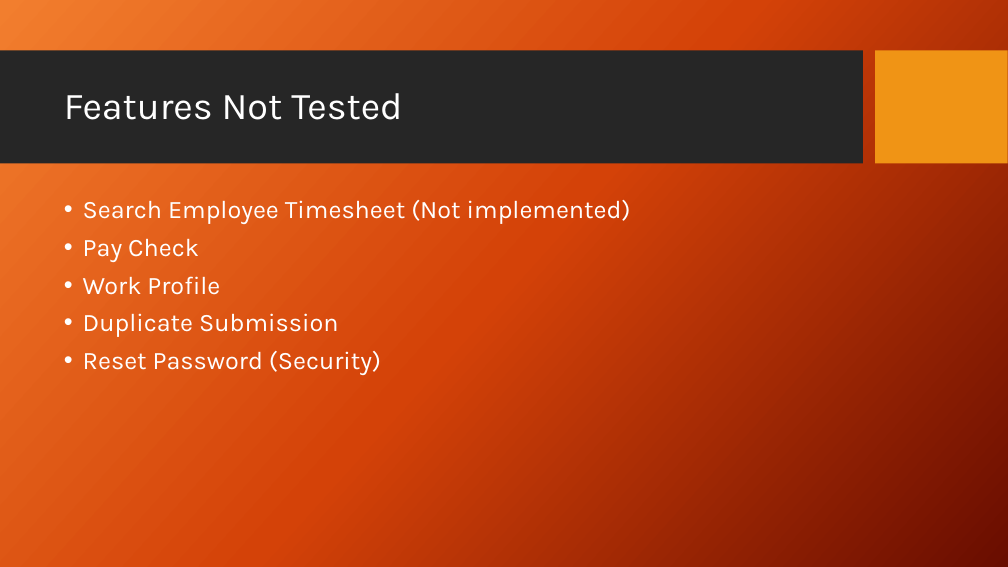
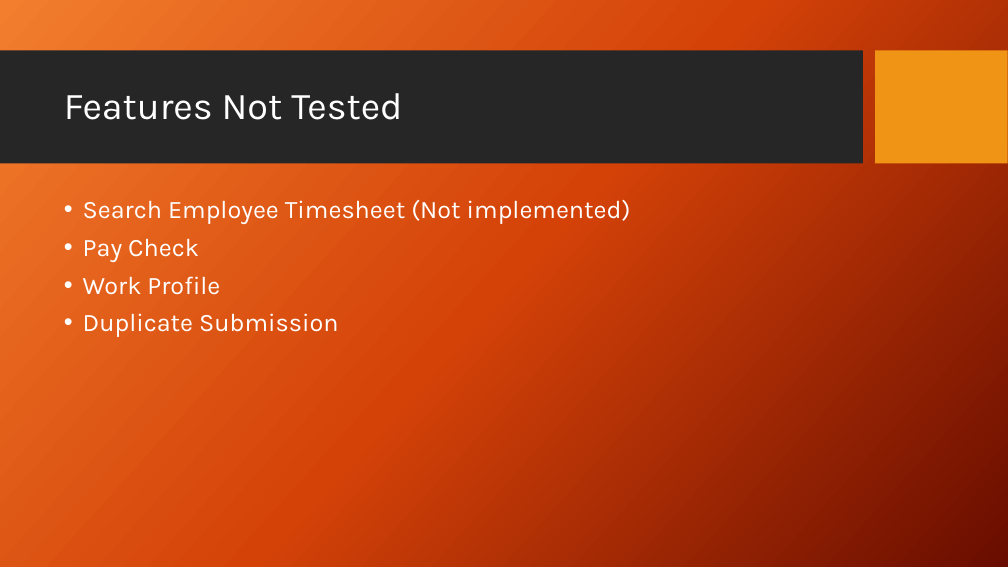
Before and after one commit to zzzzakhar/CEN4072-Team-1, a slide deck: slide 9 of Presentation1.pptx. Drawn at 1008x567 pixels with LibreOffice and Linux fonts; fonts in the diff are those of the drawing; background and template pictures are left out. Boxes give left, top, right and bottom in pixels: in the first picture for what was removed or moved away, otherwise in the second. Text is boxed around its words. In the diff, an @@ line names an element or a change of style, - is before the commit and + after.

```diff
--- a/Presentation1.pptx
+++ b/Presentation1.pptx
@@ text at (x1=83, y1=351, x2=381, y2=375): paragraph removed @@
-• Reset Password (Security)
```
Also in this commit, not shown: 4 other slides changed.
